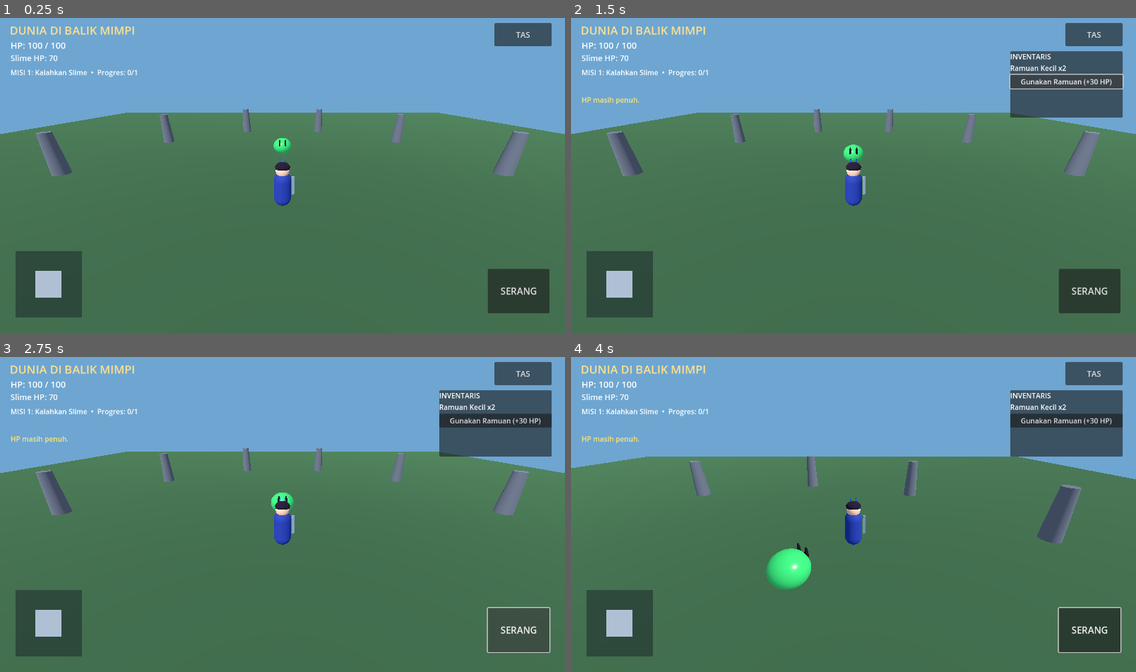
Above: before the commit, frames 1-4 (two rows, left to right).
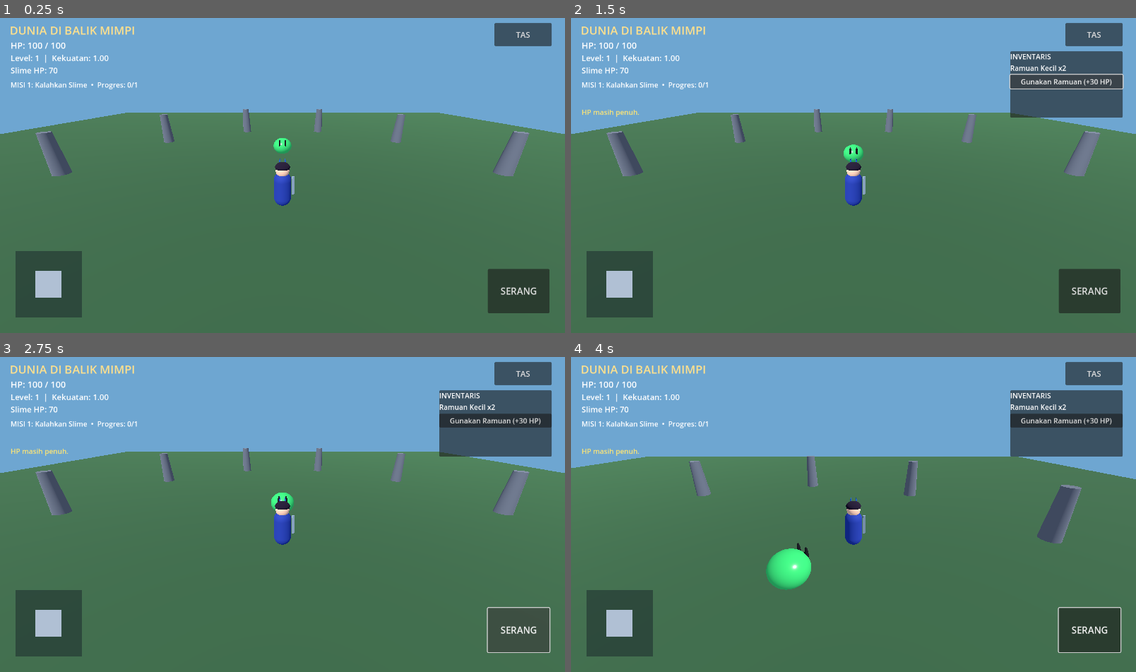
Above: after the commit, the same moments.

Repository: anjingsayang80-ui/Dunia-di-Balik-Mimpi
Game: Godot game, scene res://scenes/main.tscn
Two runs of this game, one before a commit and one after it. Both use one fixed random seed, a clock stepped at 60 frames per second and the inputs below.
Inputs (mouse positions are in pixels of both pictures, inside the frame that each line leads up to):
- Up to frame 1 (0.25 s): no input
- Up to frame 2 (1.5 s): click "TAS" at 0.5 s; click "Gunakan Ramuan (+30 HP)" at 1.25 s
- Up to frame 3 (2.75 s): click "SERANG" at 2 s
- Up to frame 4 (4 s): tap Enter at 2.75 s; move the mouse to (977, 498) at 2.77 s; hold Right (ui_right) 2.78-3.5 s; click (977, 498) at 2.92 s; drag from (740, 530) to (825, 577) at 3.52 s

The runs differ from the first frame. In frame 1, 0.6% of the frame differs, in the area x 1-25%, y 11-23%; in frame 2, 0.7%, in the area x 1-25%, y 11-32%; in frame 3, 0.7%; in frame 4, 0.7%.

Commit message:
Add boss encounter and player level strength HUD

Diff:
--- a/android-game/scripts/main.gd
+++ b/android-game/scripts/main.gd
@@ -2,11 +2,13 @@
 
 var hero
 var slime
+var boss
 var game_state
 var move_vector := Vector2.ZERO
 var joystick: Control
 var knob: ColorRect
 var hp_text: Label
+var stats_text: Label
 var enemy_text: Label
 var quest_text: Label
 var inventory_text: Label
@@ -84,6 +86,8 @@
         slime.visible = false
         hero.slime_reward_claimed = true
     _spawn_dream_crystals()
+    if game_state.dream_crystal_quest_completed:
+        _spawn_boss()
 
     var camera := Camera3D.new()
     camera.position = Vector3(0, 5.5, 9)
@@ -130,6 +134,20 @@
         return
     game_state.collect_dream_crystal()
     crystal.queue_free()
+    if game_state.dream_crystal_quest_completed:
+        _spawn_boss()
+
+func _spawn_boss() -> void:
+    if is_instance_valid(boss):
+        return
+    boss = CharacterBody3D.new()
+    boss.name = "DreamBoss"
+    boss.set_script(load("res://scripts/boss.gd"))
+    boss.position = Vector3(0.0, 0.1, -9.0)
+    add_child(boss)
+    if game_state.boss_defeated:
+        boss.hp = 0
+        boss.visible = false
 
 func _make_hud() -> void:
     var layer := CanvasLayer.new()
@@ -147,19 +165,24 @@
     hp_text.add_theme_font_size_override("font_size", 20)
     layer.add_child(hp_text)
 
+    stats_text = Label.new()
+    stats_text.position = Vector2(24, 84)
+    stats_text.add_theme_font_size_override("font_size", 18)
+    layer.add_child(stats_text)
+
     enemy_text = Label.new()
-    enemy_text.position = Vector2(24, 84)
+    enemy_text.position = Vector2(24, 112)
     enemy_text.add_theme_font_size_override("font_size", 18)
     layer.add_child(enemy_text)
 
     quest_text = Label.new()
-    quest_text.position = Vector2(24, 118)
+    quest_text.position = Vector2(24, 146)
     quest_text.size = Vector2(420, 55)
     quest_text.add_theme_font_size_override("font_size", 16)
     layer.add_child(quest_text)
 
     notice_text = Label.new()
-    notice_text.position = Vector2(24, 180)
+    notice_text.position = Vector2(24, 208)
     notice_text.add_theme_color_override("font_color", Color(1.0, 0.9, 0.45))
     layer.add_child(notice_text)
 
@@ -273,8 +296,13 @@
     if is_instance_valid(hero):
         hero.mobile_move = move_vector
         hp_text.text = "HP: %d / 100" % hero.hp
+        stats_text.text = "Level: %d  |  Kekuatan: %.2f" % [game_state.player_level, game_state.player_strength]
+    var enemy_lines := []
     if is_instance_valid(slime):
-        enemy_text.text = "Slime HP: %d" % slime.hp if slime.hp > 0 else "Slime dikalahkan!"
+        enemy_lines.append("Slime HP: %d" % slime.hp if slime.hp > 0 else "Slime dikalahkan!")
+    if is_instance_valid(boss):
+        enemy_lines.append("BOS MIMPI HP: %d / 350" % boss.hp if boss.hp > 0 else "Bos Mimpi dikalahkan!")
+    enemy_text.text = "  •  ".join(enemy_lines)
     quest_text.text = game_state.get_quest_text()
     if inventory_panel.visible:
         _refresh_inventory()
